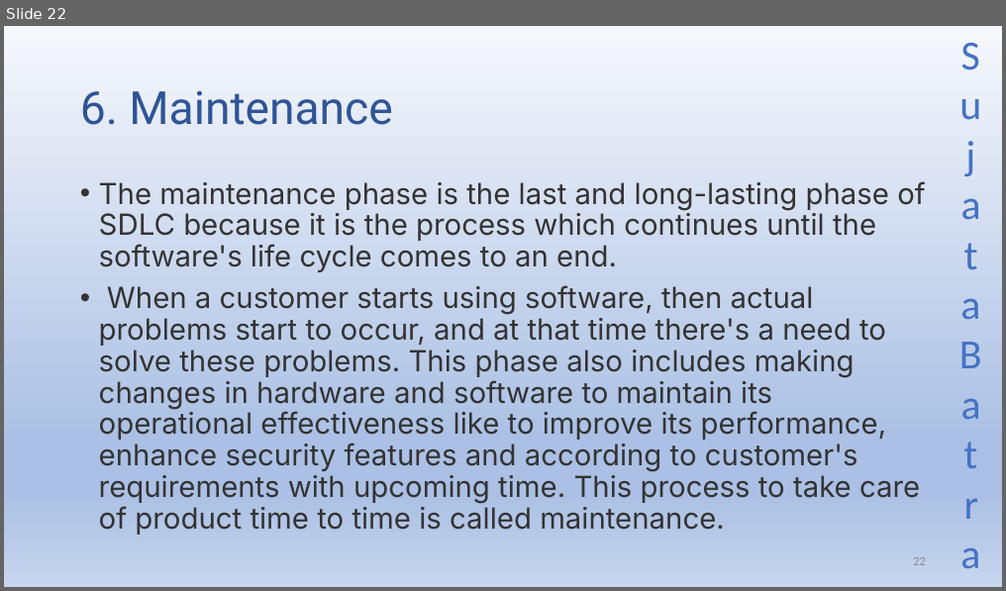
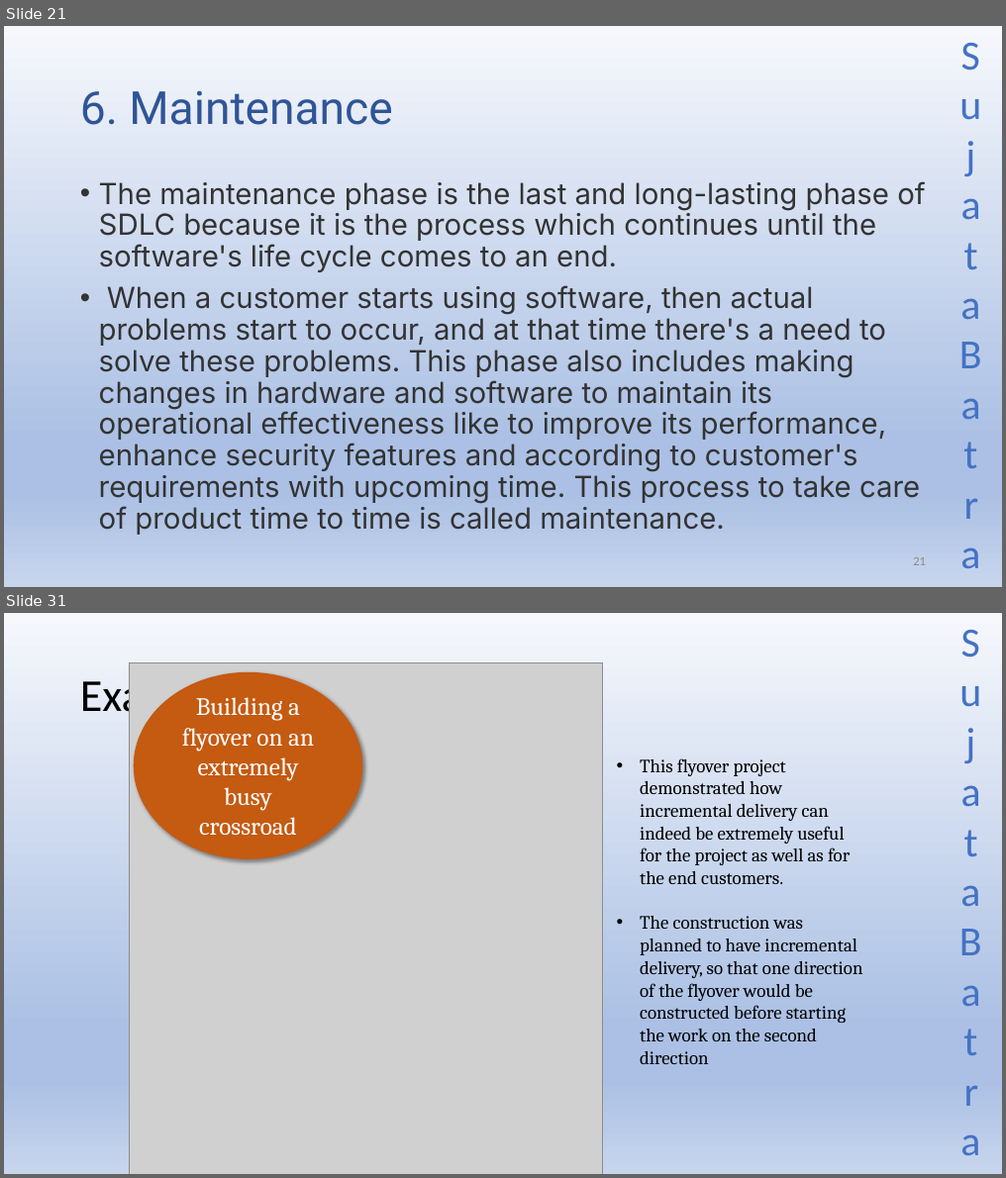
Before and after one commit to Sujatabatra/SapientNov2021QABatch, a slide deck: QA/QA Study Material.pptx. Shown one above the other, each under a label of ours: slide 22 before the commit, slides 21 and 31 after it; the slides between them are not shown. The pictures are 1006x591 and 1006x1178 pixels, drawn with LibreOffice and Linux fonts; fonts in the diff are those of the drawing; grey boxes stand for pictures. Boxes give left, top, right and bottom in pixels: in the first picture for what was removed or moved away, otherwise in the second. Text is boxed around its words. In the diff, an @@ line names an element or a change of style, - is before the commit and + after.

```diff
--- a/QA/QA Study Material.pptx
+++ b/QA/QA Study Material.pptx
@@ slide 31 added at <box>4,613,1002,1174</box>, background gradient #F6F8FC to #ABC0E4 to #C7D5ED; not listed: 1 template element that a slide beside it also shows @@
@@ picture added at <box>129,663,603,1174</box> @@
@@ title added at <box>80,673,388,723</box>, 44 pt, text #000000 @@
+Example of Agile Approach
@@ ellipse added at <box>134,672,362,860</box>, fill #C55A11, 24 pt, text #FFFFFF @@
+Building a flyover on an extremely busy crossroad
@@ text added at <box>640,759,863,1064</box>, 18 pt, text #000000 @@
+• This flyover project demonstrated how incremental delivery can indeed be extremely useful for the project as well as for the end customers.
+• The construction was planned to have incremental delivery, so that one direction of the flyover would be constructed before starting the work on the second direction
@@ what was slide 22 is now slide 21 @@
```
Also in this commit, not shown: 13 other slides added, 1 slide removed.
